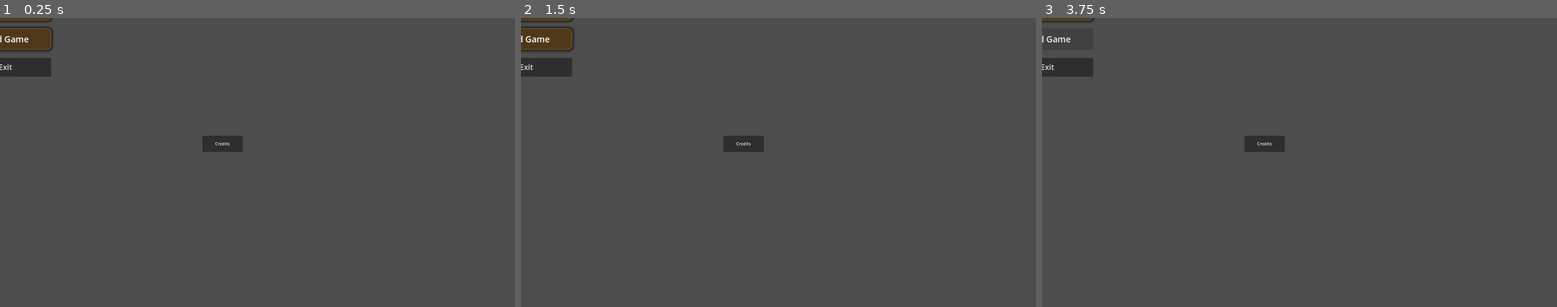
Above: before the commit, frames 1-3 (left to right).
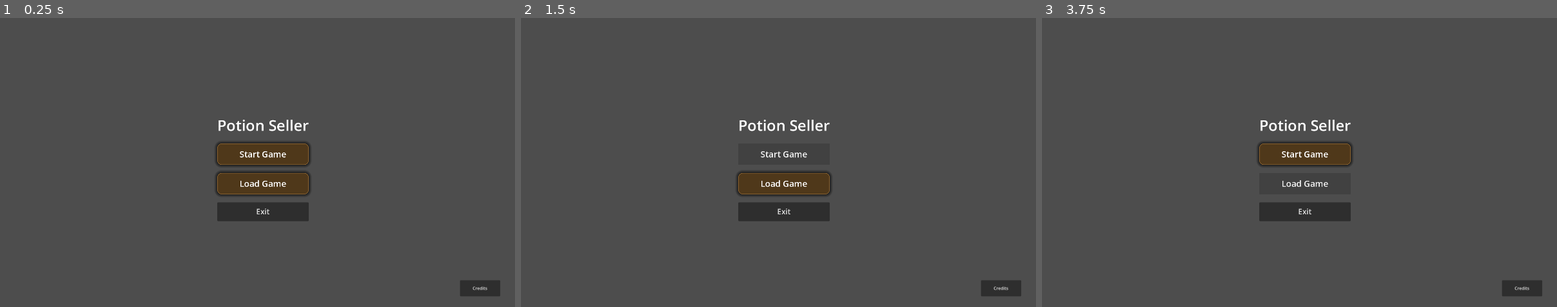
Above: after the commit, the same moments.

Repository: SuperNar3k/GameName-Game-Jam-2026
Game: Godot game, scene res://Scenes/main.tscn
Same seed, same stepped clock (60 frames per second), same inputs: the game is played once before the commit and once after it.
Inputs (mouse positions are in pixels of both pictures, inside the frame that each line leads up to):
- Up to frame 1 (0.25 s): no input
- Up to frame 2 (1.5 s): click "Credits" at 0.5 s; click (783, 153) at 1.25 s, where only the run after the commit has a clickable "Start Game"
- Up to frame 3 (3.75 s): click (1304, 153) at 2 s, where only the run after the commit has a clickable "Start Game"; click (1304, 153) at 2.75 s, where only the run after the commit has a clickable "Start Game"; click "Load Game" at 3.5 s

The runs differ from the first frame. In frame 1, 6.7% of the frame differs, in the area x 0-98%, y 0-97%; in frame 2, 5.3%; in frame 3, 4.4%.

Commit message:
holy fuckin shit carter fucked all the files names up

Diff:
--- a/gngj/Scenes/control.tscn
+++ /dev/null
@@ -1,61 +0,0 @@
-[gd_scene format=3 uid="uid://bmada28vjydfu"]
-
-[sub_resource type="StyleBoxFlat" id="StyleBoxFlat_mupi7"]
-bg_color = Color(0.30905545, 0.21911901, 0.10415764, 1)
-border_width_left = 2
-border_width_top = 2
-border_width_right = 2
-border_width_bottom = 2
-border_color = Color(0.55558795, 0.3960532, 0.1916596, 1)
-corner_radius_top_left = 16
-corner_radius_top_right = 16
-corner_radius_bottom_right = 16
-corner_radius_bottom_left = 16
-shadow_size = 12
-
-[node name="MainMenu (Control)" type="Control" unique_id=56461613]
-layout_mode = 3
-anchors_preset = 15
-anchor_right = 1.0
-anchor_bottom = 1.0
-grow_horizontal = 2
-grow_vertical = 2
-
-[node name="CenterContainer" type="CenterContainer" parent="." unique_id=303569730]
-layout_mode = 1
-anchors_preset = 8
-anchor_left = 0.5
-anchor_top = 0.5
-anchor_right = 0.5
-anchor_bottom = 0.5
-offset_left = -170.5
-offset_top = -143.5
-offset_right = 170.5
-offset_bottom = 143.5
-grow_horizontal = 2
-grow_vertical = 2
-
-[node name="VBoxContainer" type="VBoxContainer" parent="CenterContainer" unique_id=371202415]
-layout_mode = 2
-theme_override_constants/separation = 30
-alignment = 1
-
-[node name="Label" type="Label" parent="CenterContainer/VBoxContainer" unique_id=716677341]
-layout_mode = 2
-size_flags_horizontal = 4
-theme_override_font_sizes/font_size = 56
-text = "Potion Seller"
-
-[node name="Button (StartButton)" type="Button" parent="CenterContainer/VBoxContainer" unique_id=1143243761]
-custom_minimum_size = Vector2(300, 80)
-layout_mode = 2
-theme_override_colors/font_color = Color(1, 1, 1, 1)
-theme_override_font_sizes/font_size = 32
-theme_override_styles/normal = SubResource("StyleBoxFlat_mupi7")
-text = "Start Game"
-
-[node name="Button (ExitButton)" type="Button" parent="CenterContainer/VBoxContainer" unique_id=28563167]
-custom_minimum_size = Vector2(280, 70)
-layout_mode = 2
-theme_override_font_sizes/font_size = 28
-text = "Exit"
--- a/gngj/Scenes/main.tscn
+++ b/gngj/Scenes/main.tscn
@@ -5,4 +5,8 @@
 [node name="main" type="Node2D" unique_id=375112751]
 
 [node name="ui" parent="." unique_id=1513356 instance=ExtResource("1_jjgbg")]
+offset_left = 960.0
+offset_top = 540.0
+offset_right = 960.0
+offset_bottom = 540.0
 metadata/_edit_use_anchors_ = true
